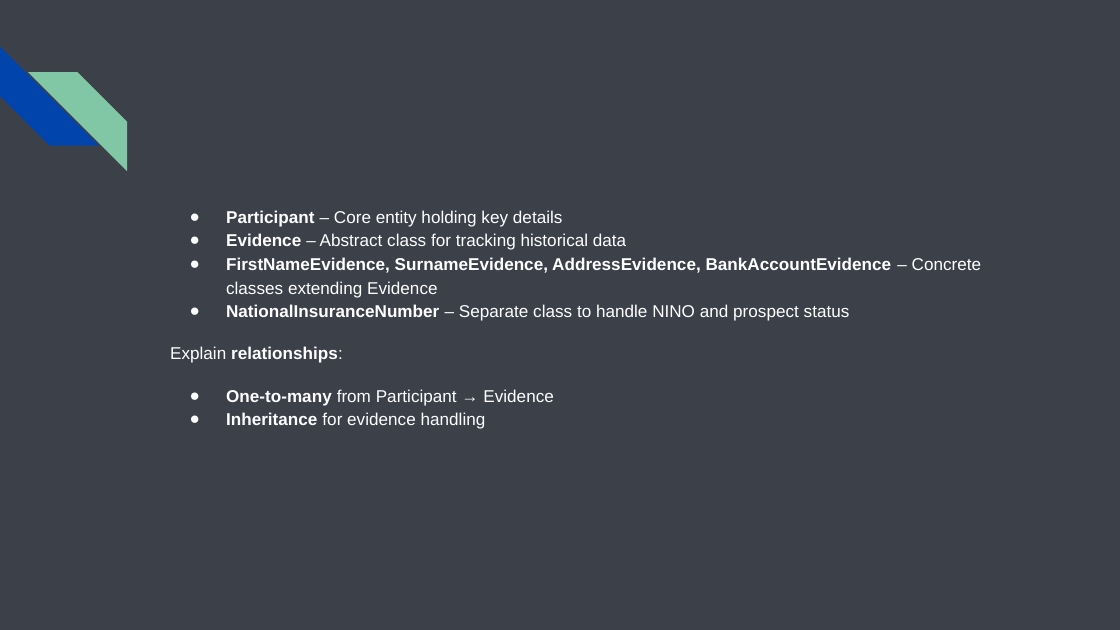
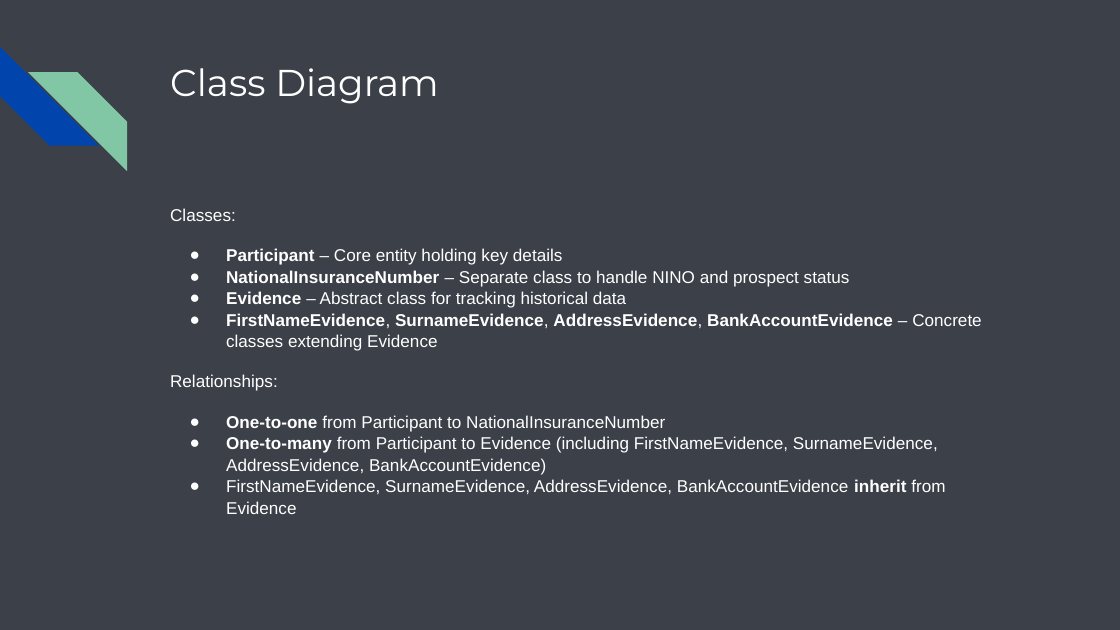
Before and after one commit to abitabir/BenefitsApplyTool, a slide deck: slide 7 of BenefitsApplyTool/src/main/java/com/ssp/benefitsapplytool/resources/Benefits Apply Tool.pptx. Drawn at 1120x630 pixels with LibreOffice and Linux fonts; fonts in the diff are those of the drawing. Boxes give left, top, right and bottom in pixels: in the first picture for what was removed or moved away, otherwise in the second. Text is boxed around its words. In the diff, an @@ line names an element or a change of style, - is before the commit and + after.

Commit message:
Add many things
Edit UML diagrams
Add menu and editing functionality
Fix tests

```diff
--- a/BenefitsApplyTool/src/main/java/com/ssp/benefitsapplytool/resources/Benefits Apply Tool.pptx
+++ b/BenefitsApplyTool/src/main/java/com/ssp/benefitsapplytool/resources/Benefits Apply Tool.pptx
@@ title added at (170, 68, 438, 104), 24 pt, text #FFFFFF @@
+Class Diagram
@@ text at (170, 208, 236, 221): paragraph added @@
+Classes:
@@ text at (226, 248, 981, 351): bold off in "FirstNameEvidence, SurnameEvidence, AddressEvidence,"; line spacing 1.15 to 1.05 @@
@@ text at (226, 270, 850, 287): paragraph added @@
+● NationalInsuranceNumber – Separate class to handle NINO and prospect status
@@ text at (170, 374, 945, 514): text changed @@
-● NationalInsuranceNumber – Separate class to handle NINO and prospect status
-Explain relationships:
-● One-to-many from Participant → Evidence
-● Inheritance for evidence handling
+Relationships:
+● One-to-one from Participant to NationalInsuranceNumber
+● One-to-many from Participant to Evidence (including FirstNameEvidence, SurnameEvidence, AddressEvidence, BankAccountEvidence)
+● FirstNameEvidence, SurnameEvidence, AddressEvidence, BankAccountEvidence inherit from Evidence
```
Also in this commit, not shown: 8 other slides changed, 10 slides added, 9 slides removed, 25 other files.
